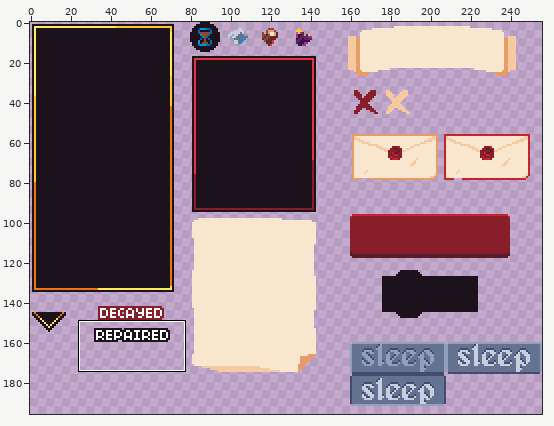
Edited in one commit: sprite sheet (Assets/UI/tileInfo.png). The picture above shows the old version from afar; the outline marks the close-up.
Close-up. Before the commit:
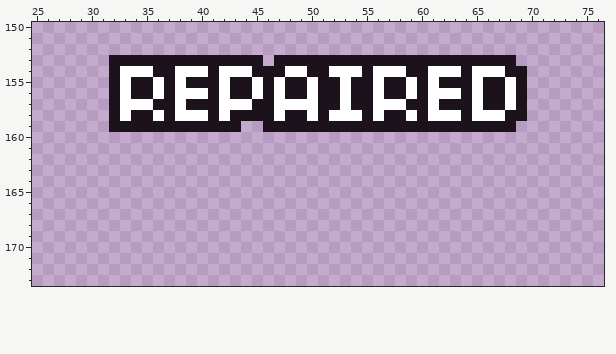
The file is 256x256 pixels. Shown: x 25..76, y 150..173. The wide view leaves out empty margins.
Now the later version:
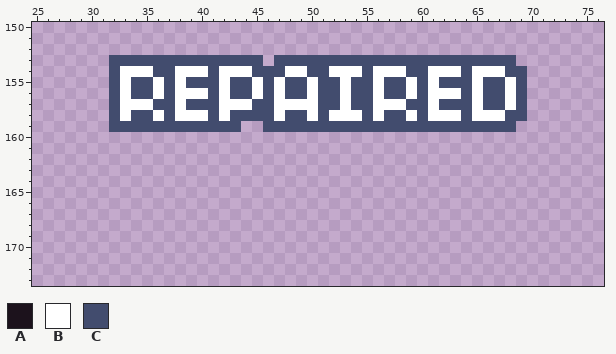
Palette (. is transparent): A #1c121c  B #ffffff  C #424c6e
Edits made:
@@ x 25..76 @@
 152 ....................................................
-153 .......AAAAAAAAAAAAAA.AAAAAAAAAAAAAAAAAAAAAA........
-154 .......ABBBAABBBABBBAAABBAABBBABBBAABBBABBBAA.......
-155 .......ABAABABAAABAABABAABAABAABAABABAAABAABA.......
-156 .......ABAABABBBABAABABAABAABAABAABABBBABAABA.......
-157 .......ABBBAABAAABBBAABBBBAABAABBBAABAAABAABA.......
-158 .......ABAABABBBABAAAABAABABBBABAABABBBABBBAA.......
-159 .......AAAAAAAAAAAA..AAAAAAAAAAAAAAAAAAAAAAA........
+153 .......CCCCCCCCCCCCCC.CCCCCCCCCCCCCCCCCCCCCC........
+154 .......CBBBCCBBBCBBBCCCBBCCBBBCBBBCCBBBCBBBCC.......
+155 .......CBCCBCBCCCBCCBCBCCBCCBCCBCCBCBCCCBCCBC.......
+156 .......CBCCBCBBBCBCCBCBCCBCCBCCBCCBCBBBCBCCBC.......
+157 .......CBBBCCBCCCBBBCCBBBBCCBCCBBBCCBCCCBCCBC.......
+158 .......CBCCBCBBBCBCCCCBCCBCBBBCBCCBCBBBCBBBCC.......
+159 .......CCCCCCCCCCCC..CCCCCCCCCCCCCCCCCCCCCCC........
 160 ....................................................
Where, in picture pixels (left, top, right, bottom), the same in both close-ups:
changed: (109, 55, 527, 132)
